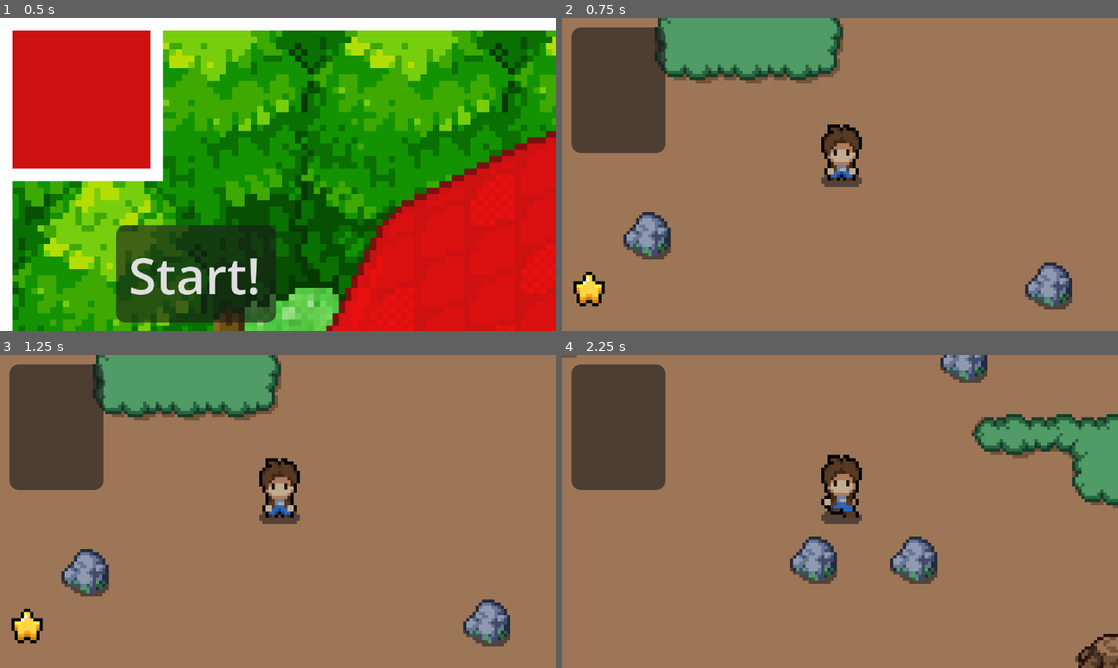
Above: before the commit, frames 1-4 (two rows, left to right).
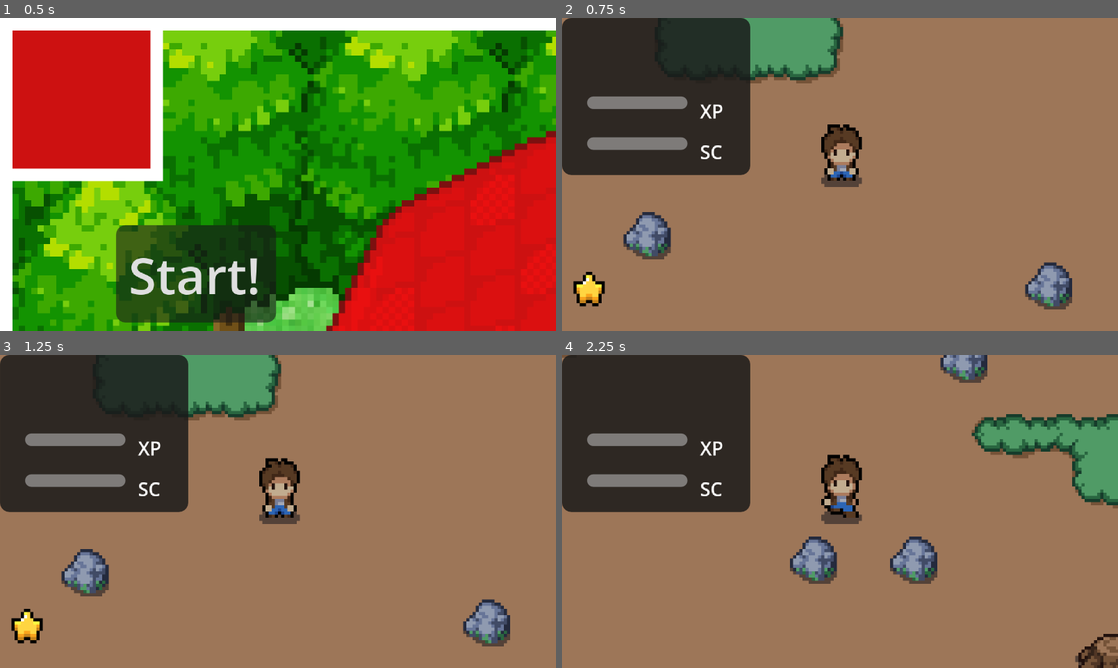
Above: after the commit, the same moments.

Repository: pastamancer277/Gnomatic-Adventures
Game: Godot game, scene res://scenes/main.tscn
Same seed, same stepped clock (60 frames per second), same inputs: the game is played once before the commit and once after it.
Inputs:
- Up to frame 1 (0.5 s): no input
- Up to frame 2 (0.75 s): click "Start!" at 0.5 s
- Up to frame 3 (1.25 s): no input
- Up to frame 4 (2.25 s): tap Enter (ui_accept) at 1.25, 1.52 s; hold Right (ui_right) 1.28-2.03 s; tap E (Interact) at 1.35 s; hold Down (ui_down) from 2.03 s (still down); tap P (LevelAttack) at 2.1 s

Frame 1 is identical in both runs. In frame 2, 17% of the frame differs, in the area x 0-34%, y 0-51%; in frame 3, 17%; in frame 4, 17%.

Commit message:
dialogue, inventory UI

Diff:
--- a/scenes/dialogue.tscn
+++ b/scenes/dialogue.tscn
@@ -25,6 +25,7 @@
 layout_mode = 0
 offset_right = 1000.0
 offset_bottom = 20.0
+theme_override_font_sizes/normal_font_size = 7
 
 [node name="HBoxContainer" type="HBoxContainer" parent="VBoxContainer" unique_id=1917417057]
 layout_mode = 2
--- /dev/null
+++ b/scenes/inventory.tscn
@@ -0,0 +1,67 @@
+[gd_scene format=3 uid="uid://xrlastlxggku"]
+
+[ext_resource type="Script" uid="uid://b434nmc2e0gua" path="res://scripts/inventory.gd" id="1_qw0r6"]
+[ext_resource type="PackedScene" uid="uid://c3pg5pi87ia3p" path="res://scenes/item_slot.tscn" id="2_hj2ta"]
+
+[node name="Inventory" type="Control" unique_id=1340913624]
+layout_mode = 3
+anchors_preset = 15
+anchor_right = 1.0
+anchor_bottom = 1.0
+offset_left = 3.0
+offset_top = 3.0
+offset_right = -1148.0
+offset_bottom = -644.0
+grow_horizontal = 2
+grow_vertical = 2
+script = ExtResource("1_qw0r6")
+item_slot_scene = ExtResource("2_hj2ta")
+
+[node name="PanelContainer" type="PanelContainer" parent="." unique_id=1436915803]
+layout_mode = 0
+offset_right = 60.0
+offset_bottom = 50.0
+
+[node name="Panel" type="Panel" parent="PanelContainer" unique_id=1868603280]
+layout_mode = 2
+
+[node name="VBoxContainer" type="VBoxContainer" parent="PanelContainer/Panel" unique_id=501952066]
+layout_mode = 0
+offset_left = 8.0
+offset_top = 7.0
+offset_right = 52.0
+offset_bottom = 47.0
+metadata/_edit_lock_ = true
+
+[node name="GridContainer" type="GridContainer" parent="PanelContainer/Panel/VBoxContainer" unique_id=884358431]
+layout_mode = 2
+size_flags_vertical = 3
+metadata/_edit_lock_ = true
+
+[node name="HBoxContainer" type="HBoxContainer" parent="PanelContainer/Panel/VBoxContainer" unique_id=509762361]
+layout_mode = 2
+metadata/_edit_lock_ = true
+
+[node name="XP" type="ProgressBar" parent="PanelContainer/Panel/VBoxContainer/HBoxContainer" unique_id=742351336]
+layout_mode = 2
+size_flags_horizontal = 3
+show_percentage = false
+
+[node name="Label" type="Label" parent="PanelContainer/Panel/VBoxContainer/HBoxContainer" unique_id=935079044]
+layout_mode = 2
+theme_override_font_sizes/font_size = 6
+text = "XP"
+
+[node name="HBoxContainer2" type="HBoxContainer" parent="PanelContainer/Panel/VBoxContainer" unique_id=264325293]
+layout_mode = 2
+metadata/_edit_lock_ = true
+
+[node name="SocialCredit" type="ProgressBar" parent="PanelContainer/Panel/VBoxContainer/HBoxContainer2" unique_id=4804563]
+layout_mode = 2
+size_flags_horizontal = 3
+show_percentage = false
+
+[node name="Label" type="Label" parent="PanelContainer/Panel/VBoxContainer/HBoxContainer2" unique_id=1235199049]
+layout_mode = 2
+theme_override_font_sizes/font_size = 6
+text = "SC"
--- a/scenes/item_slot.tscn
+++ b/scenes/item_slot.tscn
@@ -1,18 +1,19 @@
-[gd_scene load_steps=2 format=3 uid="uid://c3pg5pi87ia3p"]
+[gd_scene format=3 uid="uid://c3pg5pi87ia3p"]
 
 [ext_resource type="Script" uid="uid://osjg5ulnj8g2" path="res://scripts/item_slot.gd" id="1_567tv"]
 
-[node name="ItemSlot" type="TextureRect"]
+[node name="ItemSlot" type="TextureRect" unique_id=1703807302]
 offset_right = 64.0
 offset_bottom = 64.0
 script = ExtResource("1_567tv")
 
-[node name="Sprite2D" type="Sprite2D" parent="."]
+[node name="Sprite2D" type="Sprite2D" parent="." unique_id=242351045]
 
-[node name="AmountLabel" type="Label" parent="."]
+[node name="AmountLabel" type="Label" parent="." unique_id=1180706842]
 layout_mode = 0
 offset_left = -20.0
 offset_top = 10.0
 offset_right = 20.0
 offset_bottom = 33.0
+theme_override_font_sizes/font_size = 7
 horizontal_alignment = 1
--- a/scenes/main.tscn
+++ b/scenes/main.tscn
@@ -4,8 +4,7 @@
 [ext_resource type="PackedScene" uid="uid://ctqcvkt7je1qr" path="res://scenes/player.tscn" id="2_o6xl0"]
 [ext_resource type="PackedScene" uid="uid://dxwohl5i6bba8" path="res://scenes/areas/forest1.tscn" id="2_tipki"]
 [ext_resource type="PackedScene" uid="uid://uk85sldfb4ug" path="res://scenes/systems.tscn" id="3_sugp2"]
-[ext_resource type="Script" uid="uid://b434nmc2e0gua" path="res://scripts/inventory.gd" id="4_o6xl0"]
-[ext_resource type="PackedScene" uid="uid://c3pg5pi87ia3p" path="res://scenes/item_slot.tscn" id="5_tipki"]
+[ext_resource type="PackedScene" uid="uid://xrlastlxggku" path="res://scenes/inventory.tscn" id="5_o6xl0"]
 [ext_resource type="PackedScene" uid="uid://bt205s22y2kmk" path="res://scenes/dialogue.tscn" id="7_tipki"]
 [ext_resource type="PackedScene" uid="uid://cprvocsaem7dq" path="res://scenes/screens/screen.tscn" id="9_85g3d"]
 
@@ -21,7 +20,6 @@
 
 [node name="Forest1" parent="Sort/Areas" unique_id=76430044 instance=ExtResource("2_tipki")]
 
-
 [node name="PlayerEntities" type="Node2D" parent="Sort" unique_id=488688547]
 y_sort_enabled = true
 
@@ -31,28 +29,14 @@
 
 [node name="UI" type="CanvasLayer" parent="." unique_id=648745836]
 
-[node name="InventoryUI" type="Control" parent="UI" unique_id=1968374526]
-layout_mode = 3
+[node name="Inventory" parent="UI" unique_id=1340913624 instance=ExtResource("5_o6xl0")]
 anchors_preset = 0
-offset_left = 3.0
-offset_top = 3.0
-offset_right = 4.0
-offset_bottom = 4.0
-script = ExtResource("4_o6xl0")
-item_slot_scene = ExtResource("5_tipki")
-
-[node name="Panel" type="Panel" parent="UI/InventoryUI" unique_id=295277668]
-layout_mode = 0
-offset_right = 30.0
-offset_bottom = 40.0
-
-[node name="GridContainer" type="GridContainer" parent="UI/InventoryUI" unique_id=494755373]
-layout_mode = 0
-offset_left = 3.0
-offset_top = 3.0
-offset_right = 67.0
-offset_bottom = 67.0
-columns = 5
+anchor_right = 0.0
+anchor_bottom = 0.0
+offset_right = 3.0
+offset_bottom = 3.0
+grow_horizontal = 1
+grow_vertical = 1
 
 [node name="Dialogue" parent="UI" unique_id=2067749993 instance=ExtResource("7_tipki")]
 
--- a/scripts/inventory.gd
+++ b/scripts/inventory.gd
@@ -1,7 +1,10 @@
 extends Control
 
 @onready var inventory = get_node("/root/Main/Systems/Inventory")
-@onready var grid = $GridContainer
+@onready var grid = $PanelContainer/Panel/VBoxContainer/GridContainer
+@onready var xp = $PanelContainer/Panel/VBoxContainer/HBoxContainer/XP
+@onready var social_credit = $"PanelContainer/Panel/VBoxContainer/HBoxContainer2/SocialCredit"
+@onready var player = $/root/Main/Sort/PlayerEntities/Player
 
 @export var item_slot_scene: PackedScene
 @export var slot_count: int = 20
@@ -10,9 +13,15 @@
 	inventory.inventory_updated.connect(update_ui)
 	create_slots()
 	update_ui()
+	xp.max_value = 20
+	social_credit.max_value = 50
+	xp.value = player.getXP()
+	social_credit.value = player.getSocialCredit()
+
+
 
 func update_ui():
-	var slots = $GridContainer.get_children()
+	var slots = $PanelContainer/Panel/VBoxContainer/GridContainer.get_children()
 	var item_list = inventory.items.keys()
 
 	for i in range(slots.size()):
@@ -22,6 +31,8 @@
 			slots[i].set_item(item, amount)
 		else:
 			slots[i].clear_item()
+		xp.value = player.getXP()
+		social_credit.value = player.getSocialCredit()
 
 func _input(event: InputEvent) -> void:
 	if(event.is_action_pressed("Inventory")):
--- a/scripts/player.gd
+++ b/scripts/player.gd
@@ -157,6 +157,8 @@
 		xp-=100
 		level+=1
 		levelPoints+=1
+func getXP():
+	return socialCredit
 
 func changeCredit(val: int):
 	socialCredit+=val
--- a/scripts/text_options.gd
+++ b/scripts/text_options.gd
@@ -1,4 +1,6 @@
 extends Node
+
+@onready var inventory = $/root/Main/UI/Inventory
 
 func _process(delta: float) -> void:
 	var count=0;
@@ -14,8 +16,11 @@
 	var child = Button.new()
 	add_child(child)
 	child.text=text
+	child.add_theme_font_size_override("font_size", 7)
 	child.visible=true
+	inventory.visible = false
 
 func clearButtons():
+	inventory.visible = true
 	for child in get_children():
 		child.queue_free()
